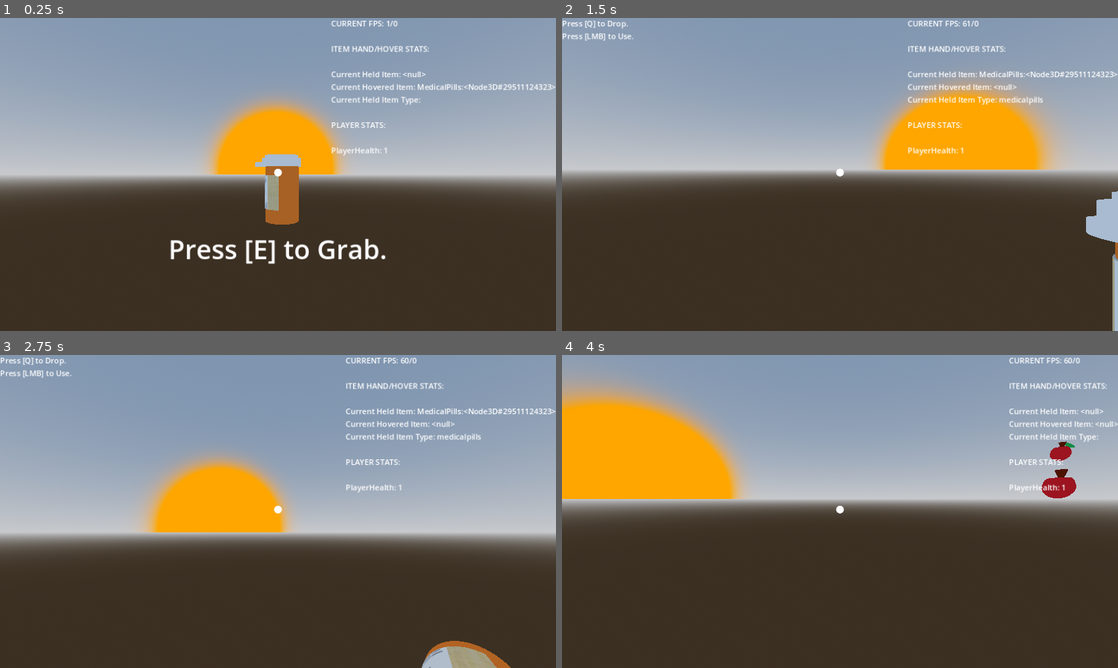
Above: before the commit, frames 1-4 (two rows, left to right).
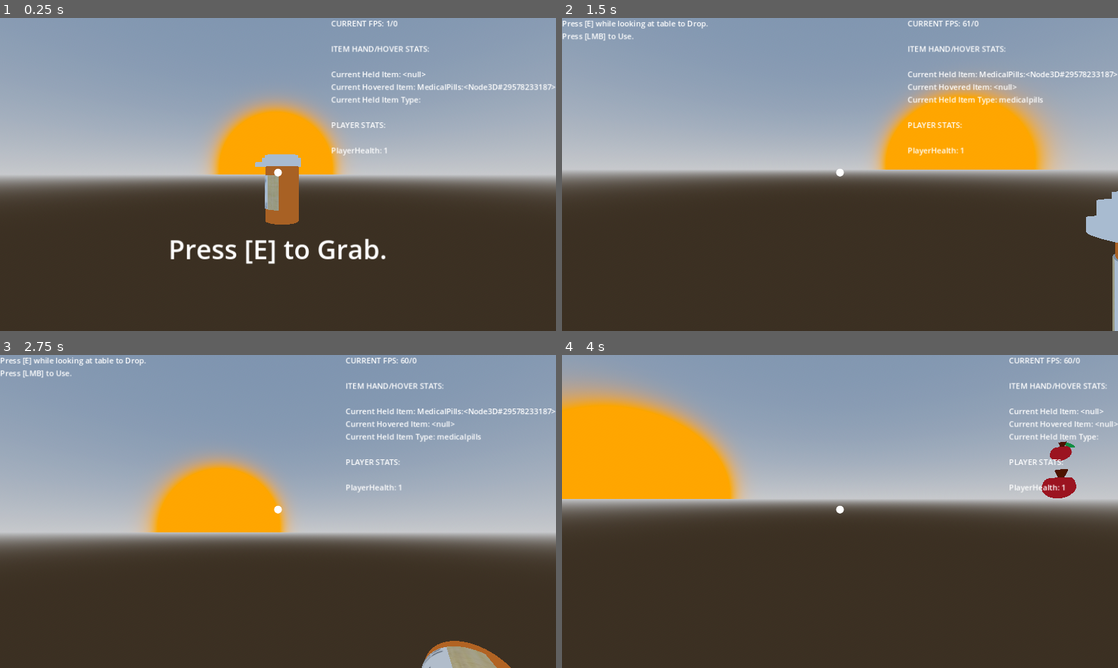
Above: after the commit, the same moments.

Repository: Kufferey/Dusk-is-Done-old
Game: Godot game, scene res://Scenes/States/gamestate.tscn
Same seed, same stepped clock (60 frames per second), same inputs: the game is played once before the commit and once after it. This scene is started directly instead of the project's main scene.
Inputs (mouse positions are in pixels of both pictures, inside the frame that each line leads up to):
- Up to frame 1 (0.25 s): no input
- Up to frame 2 (1.5 s): tap E (interact) at 0.5, 0.6, 1.35 s; move the mouse to (867, 174) at 0.52 s; tap Q at 1.25 s; move the mouse to (812, 174) at 1.27 s
- Up to frame 3 (2.75 s): tap Q at 2 s; move the mouse to (289, 505) at 2.02 s; click (289, 505) at 2.1 s; tap E (interact) at 2.3 s
- Up to frame 4 (4 s): tap Q at 2.75, 3.5 s; move the mouse to (834, 517) at 2.77 s; tap E (interact) at 2.85, 3.6 s; move the mouse to (878, 514) at 3.52 s

The runs differ from the first frame. In frame 1, less than 0.1% of the frame differs, in the area x 92-100%, y 21-24%; in frame 2, 0.3%; in frame 3, 0.3%, in the area x 4-100%, y 0-19%; in frame 4, nothing differs.

Commit message:
Add files via upload

Diff:
--- a/Src/Gameplay/gamestate.gd
+++ b/Src/Gameplay/gamestate.gd
@@ -11,6 +11,8 @@
 
 var isInCherryPickingState:bool
 var isInCherryCombineState:bool
+
+var canInteract:bool
 
 var playerCamera:Node3D
 var playerRaycast:RayCast3D
@@ -26,6 +28,12 @@
 
 # Gameplay Vars
 
+var interactableItemList:Array[String] = [
+	'cherry',          # 0
+	'medicalpills',    # 1
+	'medicalscanner'   # 2
+]
+
 # - Cherry
 
 var cherryTypes:Array[String] = ['normal', 'spoiled'] ## The cherry types that will get added to bush. 'normal', 'spoiled by default.'
@@ -33,7 +41,7 @@
 
 var cherrySection:int ## The section your on.
 
-# Item Var (Lag Spike fix)
+# Item Preload (Lag Spike fix)
 
 @onready var cherryOnBush:PackedScene = preload("res://Scenes/Prefabs/objects/cherryOnBush.tscn")
 @onready var medicalPills:PackedScene = preload("res://Scenes/Prefabs/objects/equipment/medical_pills.tscn")
@@ -109,13 +117,13 @@
 func _update_current_controls_text() -> String:
 	if isHoldingItem:
 
-		if currentHeldItemType == 'cherry':
-			return "Press [Q] to Drop."
+		if currentHeldItemType == interactableItemList[0]:
+			return "Press [E] while looking at table to Drop."
 		elif (
-			currentHeldItemType == 'medicalpills'
-			|| currentHeldItemType == 'medicalscanner'
+			currentHeldItemType == interactableItemList[1]
+			|| currentHeldItemType == interactableItemList[2]
 		):
-			return "Press [Q] to Drop.\nPress [LMB] to Use."
+			return "Press [E] while looking at table to Drop.\nPress [LMB] to Use."
 
 	elif !isHoldingItem:
 		return ""
@@ -129,13 +137,13 @@
 			var theObject:Node3D = playerRaycast.get_collider()
 			var theObjectParent:InteractableObject = theObject.get_parent()
 
-			if theObjectParent.is_in_group("cherry"):
+			if theObjectParent.is_in_group(interactableItemList[0]):
 				return "Press [E] to Pick."
 			elif theObjectParent.is_in_group("table"):
 				return  "Press [E] to Use."
-			elif theObjectParent.is_in_group("medicalpills"):
+			elif theObjectParent.is_in_group(interactableItemList[1]):
 				return "Press [E] to Grab."
-			elif theObjectParent.is_in_group("medicalscanner"):
+			elif theObjectParent.is_in_group(interactableItemList[2]):
 				return "Press [E] to Grab."
 
 			else :
@@ -153,17 +161,28 @@
 		match currentHeldItemType:
 			'cherry':
 				pass
+
 			'medicalpills':
 				currentHeldItem.emit_signal("consumeMedicalPills")
+
 				await (get_tree().create_timer(1.7).timeout)
+
 				playerHealth += 0.2
 				_reset_all_hold_items()
+
 			'medicalscanner':
 				pass
+
+func _new_held_item(isHolding:bool, newHeldItem:InteractableObject, canInteract:bool, newHeldType:String) -> void:
+	isHoldingItem = isHolding
+	currentHeldItem = newHeldItem
+	canInteract = canInteract
+	currentHeldItemType = newHeldType
 
 func _reset_all_hold_items() -> void:
 	isHoldingItem = false
 	currentHeldItem = null
+	canInteract = true
 	currentHeldItemType = ""
 
 func set_hovered_to_held_item() -> void:
@@ -174,20 +193,26 @@
 			if object:
 
 				if (
-					object.is_in_group("cherry")
+					object.is_in_group(interactableItemList[0])
 					&& object.canInteract == true
 				):
-					currentHeldItem = object
-					isHoldingItem = true
-					currentHeldItemType = 'cherry'
+					_new_held_item(
+						true,
+						object,
+						false,
+						interactableItemList[0]
+					)
 
 				elif (
-					object.is_in_group("medicalpills")
+					object.is_in_group(interactableItemList[1])
 					&& object.canInteract == true
 				):
-					currentHeldItem = object
-					isHoldingItem = true
-					currentHeldItemType = 'medicalpills'
+					_new_held_item(
+						true,
+						object,
+						false,
+						interactableItemList[1]
+					)
 
 				print("\nCurrent held item: ", currentHeldItem, "\nThe type of this object: ", currentHeldItemType)
 	else :
@@ -195,7 +220,10 @@
 
 func is_section_clear() -> bool:
 	var cherryCount:int = interationObjectsContainer.get_child_count(true)
-	if (cherryCount <= 0):
+	if (
+		cherryCount <= 0
+		|| cherryCount == null
+	):
 		return true
 	else :
 		return false
@@ -236,6 +264,8 @@
 	playerRaycast = $Player/cameraPos/RayCast3D
 	playerCamera = $Player/cameraPos
 	playerItemHolderHand = $Player/cameraPos/ItemHolder
+
+	canInteract = true
 
 	interactionTextNode = $UI/interactionText
 	itemControllsTextNode = $UI/itemControlls
@@ -254,7 +284,10 @@
 	_create_cherry_on_bush(cherryTypes[0], Vector3(0.0,0.5,0), Vector3(0,0,0), 1)
 
 func _input(event: InputEvent) -> void:
-	if Input.is_action_just_pressed("interact"):
+	if (
+		Input.is_action_just_pressed("interact")
+		&& canInteract == true
+	):
 		set_hovered_to_held_item()
 
 	if Input.is_action_just_pressed("use"):
